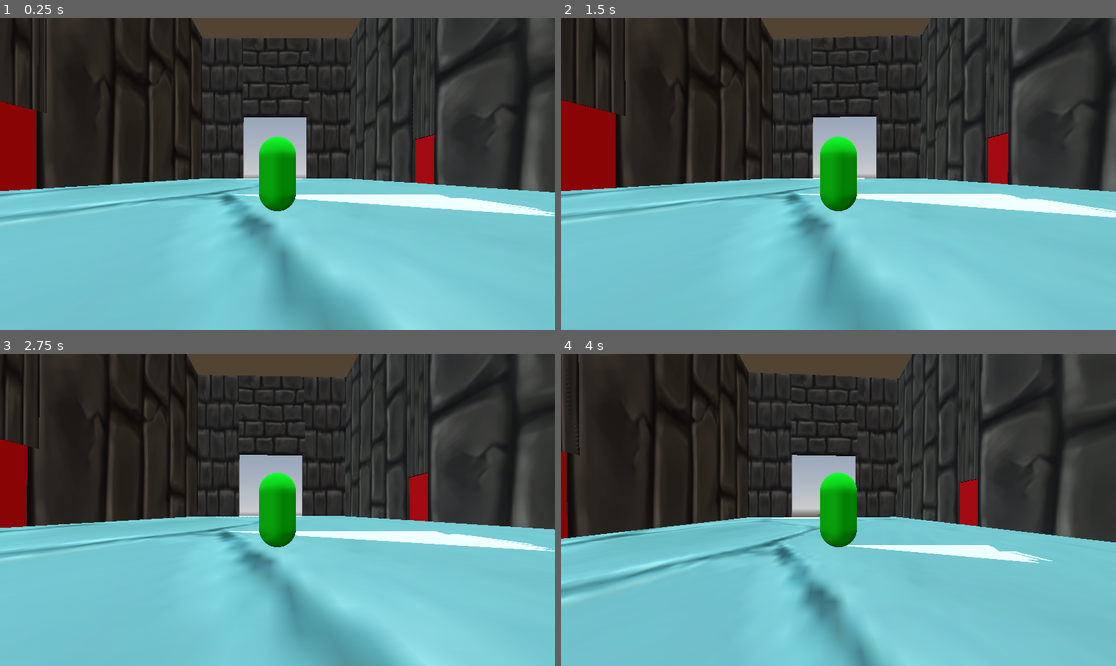
Above: before the commit, frames 1-4 (two rows, left to right).
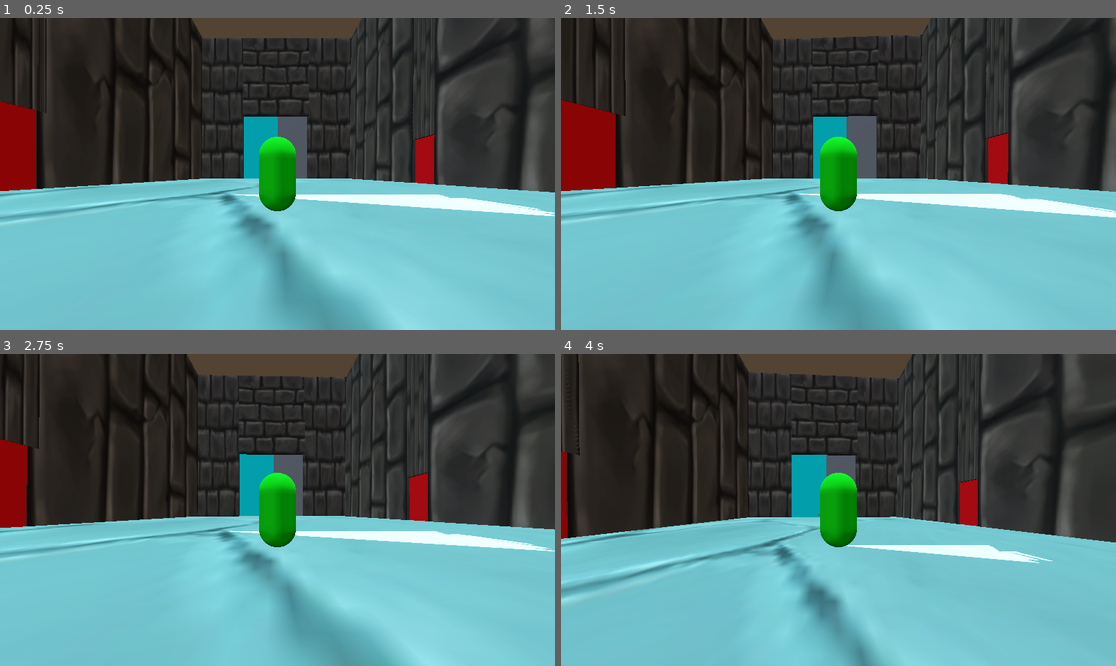
Above: after the commit, the same moments.

Repository: TylerPederson/effort
Game: Godot game, scene res://sandbox_level.tscn
Two runs of this game, one before a commit and one after it. Both use one fixed random seed, a clock stepped at 60 frames per second and the inputs below.
Inputs (mouse positions are in pixels of both pictures, inside the frame that each line leads up to):
- Up to frame 1 (0.25 s): no input
- Up to frame 2 (1.5 s): tap Enter (ui_accept) at 0.5 s; move the mouse to (866, 174) at 0.52 s; hold Right mouse button (combat_alternative) 0.53-1.28 s; hold W (move_forward) from 0.53 s (still down); tap Space (move_jump) at 0.77 s; move the mouse to (810, 174) at 1.27 s; click (810, 174) at 1.35 s
- Up to frame 3 (2.75 s): keep holding W (move_forward); tap Space (move_jump) at 1.52 s; move the mouse to (288, 503) at 2.02 s; hold Shift (move_sprint) from 2.03 s (still down)
- Up to frame 4 (4 s): keep holding W (move_forward); tap Enter (ui_accept) at 2.75 s; move the mouse to (832, 516) at 2.77 s; release Shift (move_sprint) at 2.78 s; right-click (832, 516) at 2.85 s; tap Space (move_jump) at 3.02, 3.77 s; move the mouse to (877, 513) at 3.52 s; press the mouse at (877, 513) at 3.53 s

The runs differ from the first frame. In frame 1, 1.5% of the frame differs, in the area x 42-56%, y 31-52%; in frame 2, 1.5%, in the area x 41-57%, y 31-52%; in frame 3, 1.4%; in frame 4, 1.5%.

Commit message:
Added the Boss door and made adjustments to player
The boss double doors is added and will open when the player gets close to it just like the automatic doors. I will add the triggers for it later to only open when the levers are activated. The player script I added was causing issues so I # them out for now. My name is attached to the changes to player so that it is clear which parts are my doing.

Diff:
--- /dev/null
+++ b/boss_door.gd
@@ -0,0 +1,62 @@
+extends Node3D
+
+@onready var door_right = $CSGBox3D
+@onready var door_left = $CSGBox3D2
+@onready var area = $Area3D
+
+var door_right_open: Vector3
+var door_right_closed: Vector3
+
+var door_left_open: Vector3
+var door_left_closed: Vector3
+
+@export var slide_right:= 5.0
+@export var slide_left:= -5.0
+@export var speed:= 2
+
+var opening:= false
+var closing:= false
+
+
+# Called when the node enters the scene tree for the first time.
+func _ready():
+	door_right_closed = door_right.position
+	door_left_closed = door_left.position
+
+	door_right_open = door_right_closed + Vector3(slide_right,0,0)
+	door_left_open = door_left_closed + Vector3(slide_left,0,0)
+
+	area.body_entered.connect(_on_body_entered)
+	area.body_exited.connect(_on_body_exited)
+
+	pass # Replace with function body.
+
+
+# Called every frame. 'delta' is the elapsed time since the previous frame.
+func _process(_delta):
+	if opening:
+		door_right.position = door_right.position.lerp(door_right_open, speed * _delta)
+		door_left.position = door_left.position.lerp(door_left_open, speed * _delta)
+		if door_right.position.distance_to(door_right_open) < 0.05:
+			opening = false
+		if door_left.position.distance_to(door_left_open) < 0.05:
+			opening = false
+
+	if closing:
+		door_right.position = door_right.position.lerp(door_right_closed, speed * _delta)
+		door_left.position = door_left.position.lerp(door_left_closed, speed * _delta)
+		if door_right.position.distance_to(door_right_closed) < 0.05:
+			closing = false
+		if door_left.position.distance_to(door_left_closed) < 0.05:
+			closing = false
+	pass
+
+func _on_body_entered(body):
+	if body is CharacterBody3D:
+		opening = true
+		closing = false
+
+func _on_body_exited(body):
+	if body is CharacterBody3D:
+		closing = true
+		opening = false
--- /dev/null
+++ b/boss_door.tscn
@@ -0,0 +1,24 @@
+[gd_scene load_steps=4 format=3 uid="uid://cok33xlk3v2p8"]
+
+[ext_resource type="Script" uid="uid://ur38770bbco0" path="res://boss_door.gd" id="1_7cihc"]
+
+[sub_resource type="StandardMaterial3D" id="StandardMaterial3D_48p18"]
+albedo_color = Color(0, 1, 1, 1)
+
+[sub_resource type="BoxShape3D" id="BoxShape3D_48p18"]
+
+[node name="BossDoor" type="Node3D"]
+script = ExtResource("1_7cihc")
+
+[node name="CSGBox3D" type="CSGBox3D" parent="."]
+transform = Transform3D(10.005, 0, 0, 0, 20, 0, 0, 0, 0.505, 5, 0, 0)
+material = SubResource("StandardMaterial3D_48p18")
+
+[node name="CSGBox3D2" type="CSGBox3D" parent="."]
+transform = Transform3D(10, 0, 0, 0, 20, 0, 0, 0, 0.5, -5, 0, 0)
+
+[node name="Area3D" type="Area3D" parent="."]
+
+[node name="CollisionShape3D" type="CollisionShape3D" parent="Area3D"]
+transform = Transform3D(10.845, 0, 0, 0, 10.845, 0, 0, 0, 10.845, -0.01, -4.555, 0)
+shape = SubResource("BoxShape3D_48p18")
--- a/game_manager.gd
+++ b/game_manager.gd
@@ -11,3 +11,4 @@
 
 	if levers_pulled >= total_levers:
 		emit_signal("all_levers_pulled")
+		print("THE FINAL DOOR IS OPEN. GO FORTH WITH EFFORT")
--- a/lever.gd
+++ b/lever.gd
@@ -1,17 +1,19 @@
 extends Node3D
 
 var used = false
+
+@onready var mesh = $MeshInstance3D
 
 func interact():
 	if used:
 		return
 
 	used = true
-	print("Lever (box) activated!")
+	print("Lever activated!")
 
 	GameManager.lever_activated()
 
-	activate_vis()
+	pull_lever()
 
-func activate_vis():
-	rotate_x(deg_to_rad(30))
+func pull_lever():
+	mesh.rotate_y(deg_to_rad(45))
--- a/player.gd
+++ b/player.gd
@@ -15,13 +15,22 @@
 @onready var horizontal_pivot: Node3D = $HorizontalPivot
 @onready var vertical_pivot: Node3D = $HorizontalPivot/VerticalPivot
 
+#**********************julian######################
+@onready var raycast = $RayCast3D
+###################################################
+
+
+
+
 # To properly move, the player camera needs the mouse to be captured
 func _ready() -> void:
 	Input.mouse_mode = Input.MOUSE_MODE_CAPTURED
 
 func _physics_process(delta: float) -> void:
 	frame_camera_rotation()
-
+	#############julain#####################
+	#handle_interaction()
+	########################################
 	# Add the gravity.
 	if not is_on_floor():
 		velocity += get_gravity() * delta
@@ -40,6 +49,17 @@
 		velocity.z = move_toward(velocity.z, 0, SPEED * delta)
 
 	move_and_slide()
+
+
+#############################julian###########################################
+#This is the function to interact with the lever
+#func handle_interaction():
+	if Input.is_action_just_pressed("interact"):
+		if raycast.is_colliding():
+			var obj = raycast.get_collider()
+			if obj and obj.has_method("interact"):
+				obj.interact()
+##############################################################################
 
 
 
--- a/sandbox_level.tscn
+++ b/sandbox_level.tscn
@@ -7,6 +7,7 @@
 [ext_resource type="PackedScene" uid="uid://djc4bao8ntfk2" path="res://MovingPlatform.tscn" id="4_ram5n"]
 [ext_resource type="PackedScene" uid="uid://ja3vnixww6jc" path="res://lever.tscn" id="6_twn38"]
 [ext_resource type="Script" uid="uid://dog5tek13ypnw" path="res://game_manager.gd" id="7_k3mmv"]
+[ext_resource type="PackedScene" uid="uid://cok33xlk3v2p8" path="res://boss_door.tscn" id="8_v5sjs"]
 
 [sub_resource type="Curve3D" id="Curve3D_k3mmv"]
 resource_local_to_scene = true
@@ -490,3 +491,6 @@
 
 [node name="GameManager" type="Node3D" parent="."]
 script = ExtResource("7_k3mmv")
+
+[node name="BossDoor" parent="." instance=ExtResource("8_v5sjs")]
+transform = Transform3D(-0.99999106, 0, 0.004223697, 0, 1, 0, -0.004223697, 0, -0.99999106, 0, 9.8729515, -38.54356)
Not shown, added: boss_door.gd.uid
Not shown: 1 places in sandbox_level.tscn that only renumber resources
